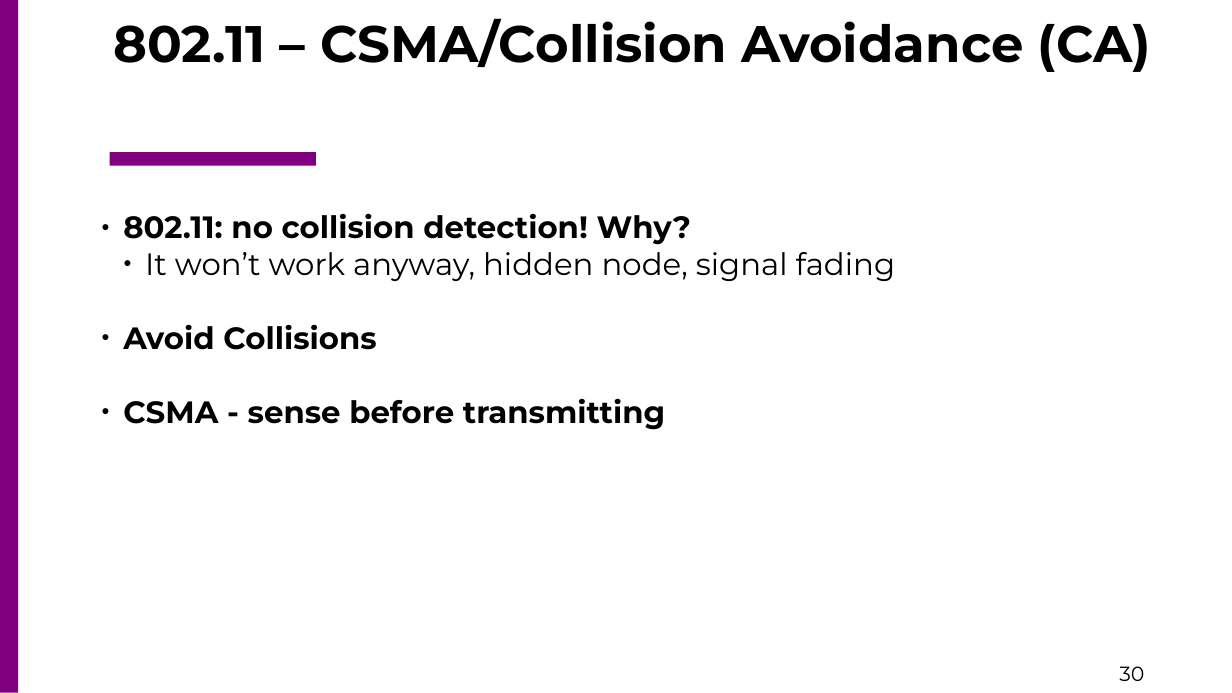
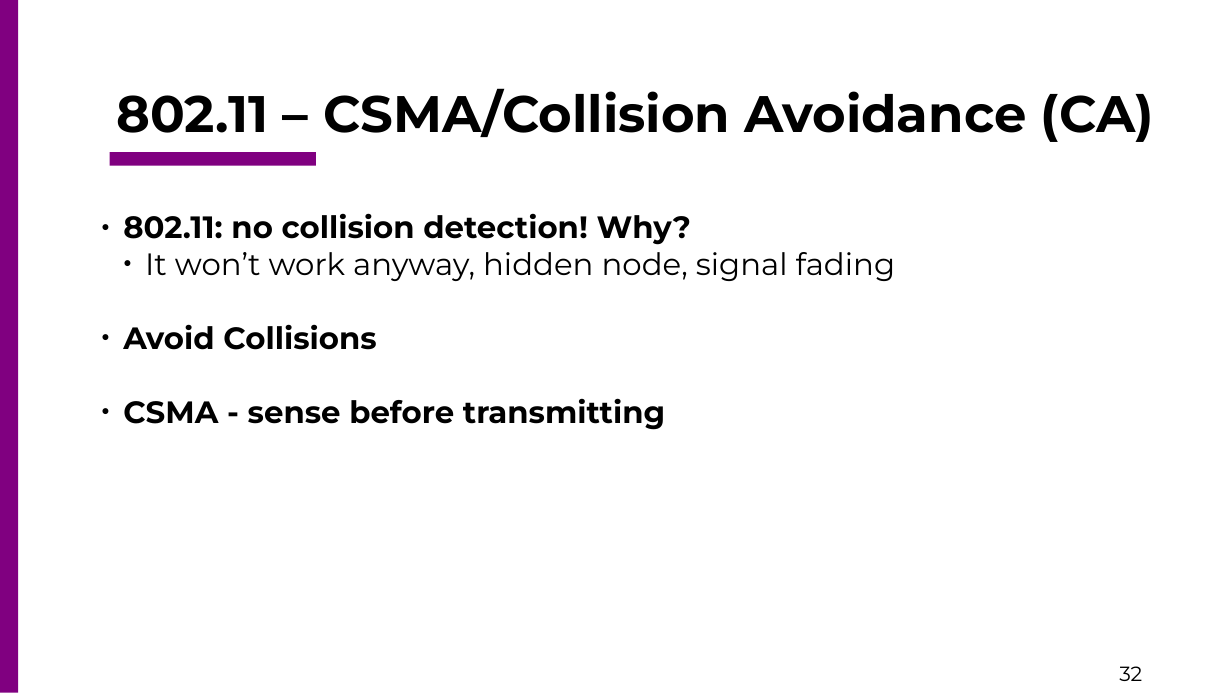
Before and after one commit to csc4200/csc4200.github.io, a slide deck: slide 32 of docs/lectures_source/class_slides-5.odp (slide 30 before the commit). Drawn at 1232x693 pixels with LibreOffice and Linux fonts; fonts in the diff are those of the drawing. Boxes give left, top, right and bottom in pixels: in the first picture for what was removed or moved away, otherwise in the second. Text is boxed around its words. In the diff, an @@ line names an element or a change of style, - is before the commit and + after.

```diff
--- a/docs/lectures_source/class_slides-5.odp
+++ b/docs/lectures_source/class_slides-5.odp
@@ title "802.11 – CSMA/Collision Avoidance (CA)": place and size @@
-title "802.11 – CSMA/Collision Avoidance (CA)" at [113,18,1151,72]
+title "802.11 – CSMA/Collision Avoidance (CA)" at [116,88,1154,142]
@@ page number at [1119,666,1142,681]: text changed @@
-30
+32
```
Also in this commit, not shown: 6 other slides changed, 2 slides added, 38 other files.
